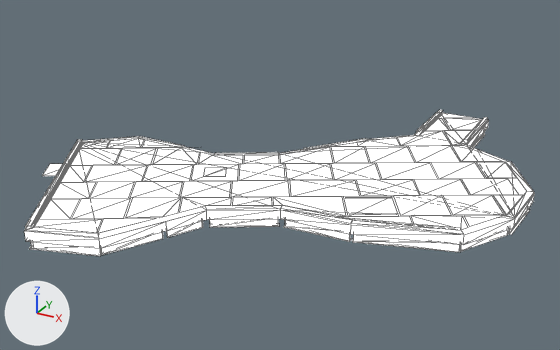
The glTF model design/campus/nodexeus-set-deck-l2-far.glb, before and after one commit.
Camera for both pictures: a 50 mm camera at (21.4, -22.2, 13.2) aimed at (6.4, 5.1, -0.4). Arrows for +X, +Y and +Z are at lower left; the lights stay in place. The picture after the commit comes second. Mesh edges are drawn as thin lines. Vertices at exactly the same position are counted once.

Names of what the first picture shows: 'set-deck-l2-far'.
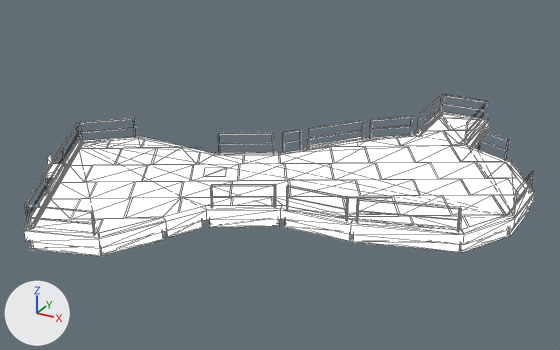
Changed parts and their boxes [x1, y1, x2, y2] in the pictures (560 x 350 px):
'set-deck-l2-far', reshaped (11% taller): before [24, 110, 535, 256]; after [24, 94, 535, 256]
part 1 of me_set_deck_l2_far, built on: before [493, 195, 523, 215]; after [25, 94, 534, 256]

The change in detail:
me_set_deck_l2_far is used by ob_set_deck_l2_far; location (0.0, 0.0, 0.0).
me_set_deck_l2_far had 656 vertices, 400 faces and spanned x -3.5..16.7, y -4.6..15.6, z -0.8..0.1.
me_set_deck_l2_far now has 1224 vertices, 692 faces and spans x -3.5..16.7, y -4.6..15.6, z -0.9..1.0.
me_set_deck_l2_far part 1: 1 vertex moved within x 16.2, y 5.2, z 0.0; 564 vertices added at x -3.4..16.6, y -4.6..15.6, z -0.9..1.0.
Other edits to the shape of me_set_deck_l2_far do not show in these pictures.
